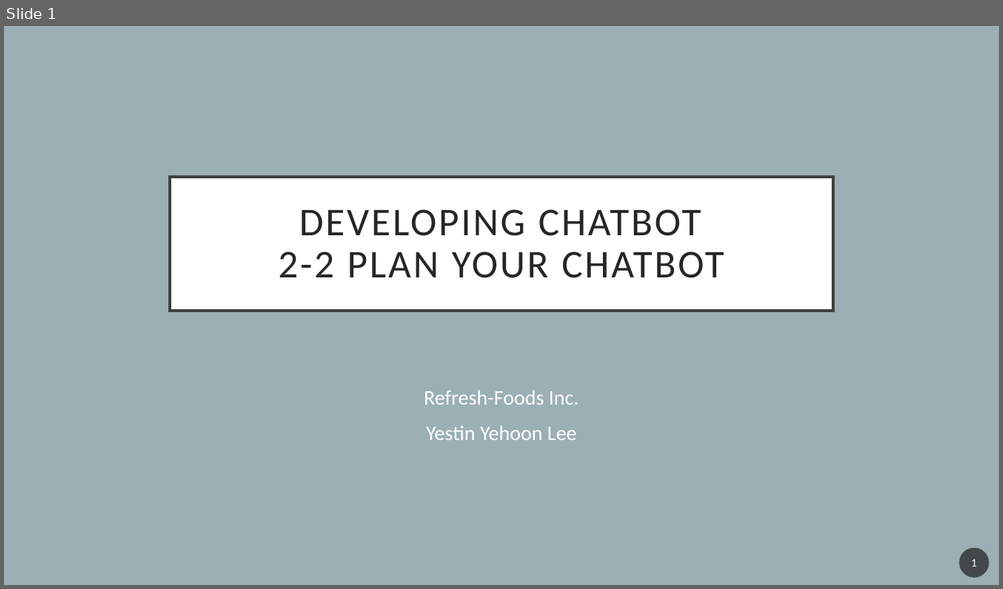
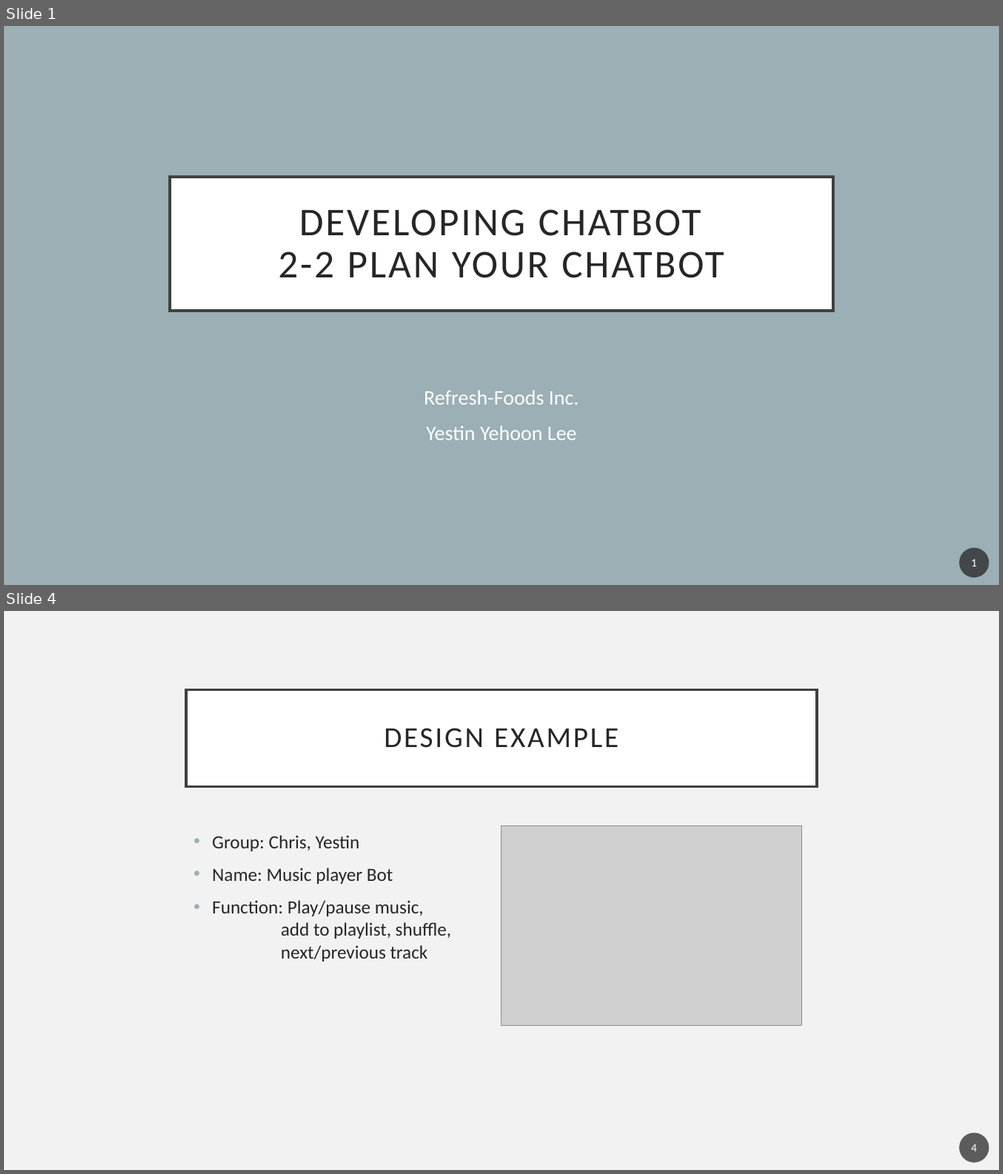
Before and after one commit to YehoonLee3/ChatBotCourse, a slide deck: 2-2 Plan for Your ChatBot.pptx. Shown one above the other, each under a label of ours: slide 1 before the commit, slides 1 and 4 after it; the slides between them are not shown. The pictures are 1003x589 and 1003x1174 pixels, drawn with LibreOffice and Linux fonts; fonts in the diff are those of the drawing; grey boxes stand for pictures. Boxes give left, top, right and bottom in pixels: in the first picture for what was removed or moved away, otherwise in the second. Text is boxed around its words. In the diff, an @@ line names an element or a change of style, - is before the commit and + after.

```diff
--- a/2-2 Plan for Your ChatBot.pptx
+++ b/2-2 Plan for Your ChatBot.pptx
@@ slide 4 added at [4, 611, 999, 1170], background #F2F2F2 @@
@@ title added at [186, 689, 817, 786], fill #FFFFFF, outline #404040 2.5 pt, 28 pt, text #262626 @@
+DESIGN EXAMPLE
@@ picture added at [502, 826, 802, 1026] @@
@@ text added at [212, 835, 451, 962], 18 pt, text #262626 @@
+• Group: Chris, Yestin
+• Name: Music player Bot
+• Function: Play/pause music,
+  add to playlist, shuffle,
+  next/previous track
@@ page number added at [959, 1133, 989, 1163], fill #1D1D1D at 70% opacity, 11 pt, text #FFFFFF @@
+4
```
Also in this commit, not shown: 1 slide changed, 1 other slide added, 6 other files.
